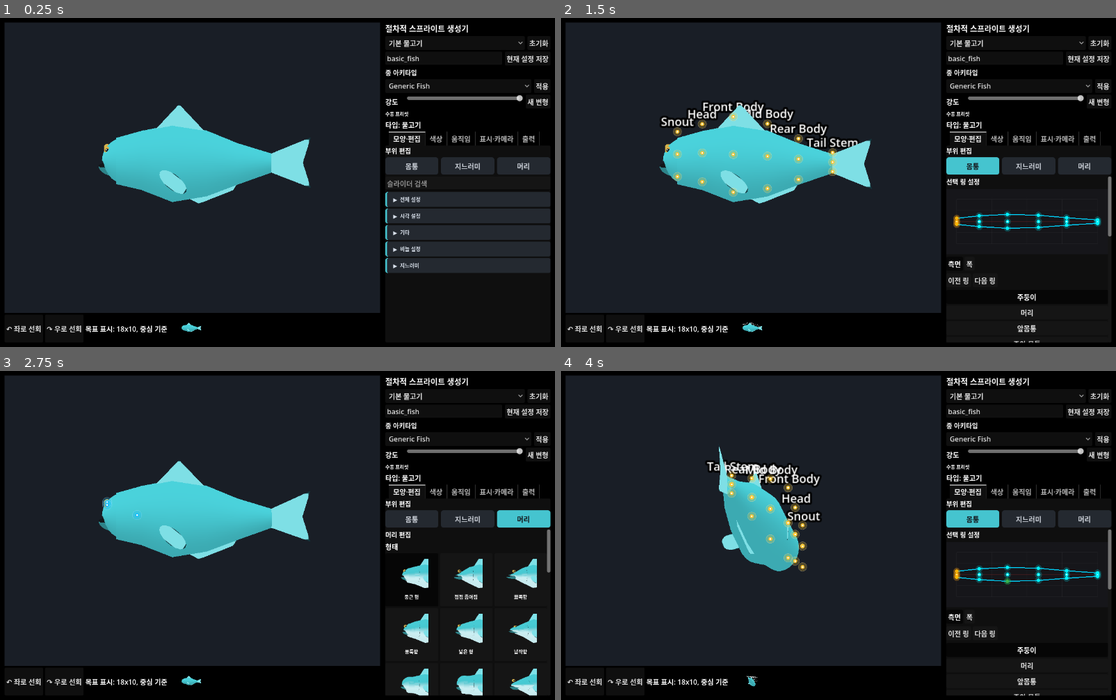
Above: before the commit, frames 1-4 (two rows, left to right).
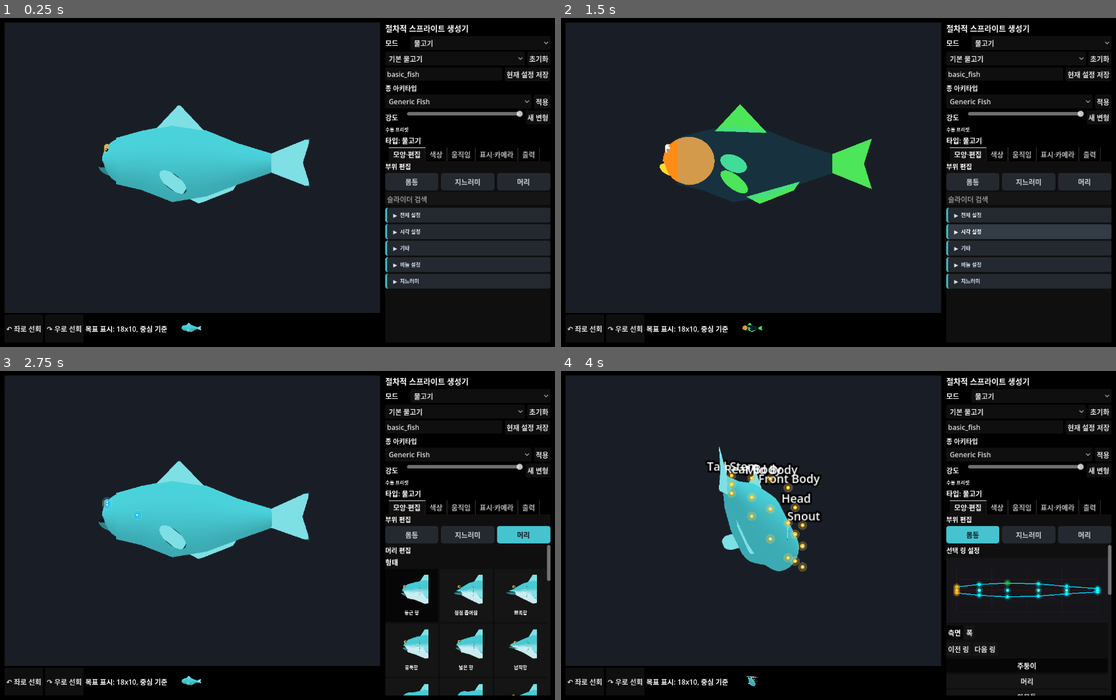
Above: after the commit, the same moments.

Repository: currywhaleshark/aquarium_sprite_mock-up_generator
Game: Godot game, scene res://scenes/Main.tscn
Two runs of this game, one before a commit and one after it. Both use one fixed random seed, a clock stepped at 60 frames per second and the inputs below.
Inputs (mouse positions are in pixels of both pictures, inside the frame that each line leads up to):
- Up to frame 1 (0.25 s): no input
- Up to frame 2 (1.5 s): tap Enter at 0.5 s; move the mouse to (960, 166) at 0.52 s; hold D 0.53-1.25 s; tap R at 0.6 s; click (960, 166) at 0.67 s; tap Space at 0.77, 1.07 s; drag from (1027, 221) to (810, 248) at 1.27 s
- Up to frame 3 (2.75 s): move the mouse to (333, 463) at 2.02 s; hold D from 2.03 s (still down); tap 3 at 2.1 s
- Up to frame 4 (4 s): release D at 2.75 s; drag from (810, 601) to (672, 486) at 2.77 s; move the mouse to (1005, 584) at 3.52 s; tap 1 at 3.6 s; tap Space at 3.77 s

The runs differ from the first frame. In frame 1, 8.1% of the frame differs, in the area x 69-100%, y 6-83%; in frame 2, 17%, in the area x 17-100%, y 6-99%; in frame 3, 8.7%; in frame 4, 6.3%.

Commit message:
Add creature mode selection roots

Diff:
--- /dev/null
+++ b/scenes/MainCreatureModeTest.tscn
@@ -0,0 +1,6 @@
+[gd_scene format=3]
+
+[ext_resource type="Script" path="res://scripts/tools/MainCreatureModeTest.gd" id="1_mode"]
+
+[node name="MainCreatureModeTest" type="Node"]
+script = ExtResource("1_mode")
--- /dev/null
+++ b/scripts/tools/MainCreatureModeTest.gd
@@ -0,0 +1,48 @@
+extends Node
+
+const MainScript := preload("res://scripts/ui/Main.gd")
+const RayRigScript := preload("res://scripts/creature/RayRig.gd")
+const SharkRigScript := preload("res://scripts/creature/SharkRig.gd")
+
+func _ready() -> void:
+	var main := MainScript.new()
+	add_child(main)
+	await get_tree().process_frame
+
+	var mode_option: OptionButton = main.get("creature_mode_option")
+	assert(mode_option != null)
+	assert(mode_option.item_count == 3)
+
+	main.call("_select_creature_mode", "ray")
+	await get_tree().process_frame
+	assert(String(main.get("active_creature_mode")) == "ray")
+	assert((main.get("current_rig") as Node).get_script() == RayRigScript)
+	assert(_only_mode_root_visible(main, "RayModeRoot"))
+
+	main.call("_select_creature_mode", "shark")
+	await get_tree().process_frame
+	assert(String(main.get("active_creature_mode")) == "shark")
+	assert((main.get("current_rig") as Node).get_script() == SharkRigScript)
+	assert(_only_mode_root_visible(main, "SharkModeRoot"))
+
+	var presets: Array = main.get("presets")
+	for preset in presets:
+		assert(String(preset.get("creature_type", "")) == "shark")
+
+	print("MAIN_CREATURE_MODE_TEST_OK")
+	get_tree().quit(0)
+
+func _only_mode_root_visible(main: Node, active_root_name: String) -> bool:
+	var roots: Dictionary = main.get("mode_roots")
+	for mode in roots.keys():
+		var root := roots[mode] as Node3D
+		var should_be_active := root.name == active_root_name
+		if root.visible != should_be_active:
+			return false
+		if should_be_active and root.get_child_count() != 1:
+			return false
+		if should_be_active and root.get_child(0).name != "ActiveRig":
+			return false
+		if not should_be_active and root.get_child_count() != 0:
+			return false
+	return true
--- a/scripts/tools/RigImmediateRebuildTest.gd
+++ b/scripts/tools/RigImmediateRebuildTest.gd
@@ -59,18 +59,11 @@
 	var main := MainScript.new()
 	add_child(main)
 	await get_tree().process_frame
-	var presets: Array = main.get("presets")
-	var ray_index := -1
-	for i in presets.size():
-		if String(presets[i].get("creature_type", "fish")) == "ray":
-			ray_index = i
-			break
-	assert(ray_index >= 0)
-	main.call("_load_preset", ray_index)
-	assert(_count_named_children(main.get("world_root"), "ActiveRig") == 1)
+	main.call("_select_creature_mode", "ray")
+	assert(_count_named_children(_active_mode_root(main), "ActiveRig") == 1)
 	await get_tree().process_frame
 	await get_tree().process_frame
-	assert(_count_named_children(main.get("world_root"), "ActiveRig") == 1)
+	assert(_count_named_children(_active_mode_root(main), "ActiveRig") == 1)
 	var main_ray: Node = main.get("current_rig")
 	var editor_parameters: Dictionary = main_ray.get("parameters").duplicate(true)
 	editor_parameters["wing_width"] = float(editor_parameters.get("wing_width", 1.2)) + 0.1
@@ -90,7 +83,7 @@
 	main.call("_start_preview_turn", 1)
 	for frame in 5:
 		await get_tree().process_frame
-		assert(_count_named_children(main.get("world_root"), "ActiveRig") == 1)
+		assert(_count_named_children(_active_mode_root(main), "ActiveRig") == 1)
 		assert(_count_named_children(main_ray, "DiscBody") == 1)
 		assert(_count_named_descendants(main_ray, "BodyMesh") == 1)
 
@@ -107,6 +100,10 @@
 		if child.name == child_name:
 			count += 1
 	return count
+
+func _active_mode_root(main: Node) -> Node:
+	var roots: Dictionary = main.get("mode_roots")
+	return roots.get(main.get("active_creature_mode")) as Node
 
 func _count_named_descendants(node: Node, child_name: String) -> int:
 	var count := 0
--- a/scripts/ui/Main.gd
+++ b/scripts/ui/Main.gd
@@ -12,6 +12,8 @@
 const HeadEditorPanelScript := preload("res://scripts/ui/HeadEditorPanel.gd")
 const BodyEditorPanelScript := preload("res://scripts/ui/BodyEditorPanel.gd")
 const ReferenceImagePanelScript := preload("res://scripts/ui/ReferenceImagePanel.gd")
+const CreatureModeScript := preload("res://scripts/creature/CreatureMode.gd")
+const CreatureRigFactoryScript := preload("res://scripts/creature/CreatureRigFactory.gd")
 const SpriteExporterScript := preload("res://scripts/export/SpriteExporter.gd")
 const PresetStoreScript := preload("res://scripts/presets/PresetStore.gd")
 const SpeciesArchetypeStoreScript := preload("res://scripts/species/SpeciesArchetypeStore.gd")
@@ -41,7 +43,12 @@
 var presets: Array[Dictionary] = []
 var species_archetypes: Array[Dictionary] = []
 var current_preset: Dictionary = {}
+var active_creature_mode := CreatureModeScript.FISH
 var preset_option: OptionButton
+var creature_mode_option: OptionButton
+var mode_roots := {}
+var last_preset_path_by_mode := {}
+var last_session_preset_by_mode := {}
 var archetype_option: OptionButton
 var archetype_strength_slider: HSlider
 var archetype_read_label: Label
@@ -237,6 +244,26 @@
 	title.add_theme_font_size_override("font_size", 18)
 	side.add_child(title)
 
+	var mode_row := HBoxContainer.new()
+	mode_row.add_theme_constant_override("separation", 6)
+	side.add_child(mode_row)
+
+	var mode_label := Label.new()
+	mode_label.text = "모드"
+	mode_label.custom_minimum_size = Vector2(52, 0)
+	mode_row.add_child(mode_label)
+
+	creature_mode_option = OptionButton.new()
+	creature_mode_option.size_flags_horizontal = Control.SIZE_EXPAND_FILL
+	for mode in CreatureModeScript.mode_ids():
+		creature_mode_option.add_item(UiText.creature_type(mode))
+		creature_mode_option.set_item_metadata(creature_mode_option.item_count - 1, mode)
+	creature_mode_option.item_selected.connect(func(index: int) -> void:
+		var mode := String(creature_mode_option.get_item_metadata(index))
+		_select_creature_mode(mode)
+	)
+	mode_row.add_child(creature_mode_option)
+
 	var preset_row := HBoxContainer.new()
 	preset_row.add_theme_constant_override("separation", 6)
 	side.add_child(preset_row)
@@ -667,6 +694,14 @@
 	fill.light_energy = 0.45
 	fill.position = Vector3(-1.2, 1.1, 2.0)
 	world_root.add_child(fill)
+
+	mode_roots.clear()
+	for mode in CreatureModeScript.mode_ids():
+		var root := Node3D.new()
+		root.name = "%sModeRoot" % String(mode).capitalize()
+		root.visible = mode == active_creature_mode
+		world_root.add_child(root)
+		mode_roots[mode] = root
 
 	camera = Camera3D.new()
 	camera.name = "Camera3D"
@@ -808,11 +843,14 @@
 func _apply_archetype_parameters(parameters: Dictionary) -> void:
 	current_preset["creature_type"] = "fish"
 	current_preset["type"] = "fish"
+	active_creature_mode = CreatureModeScript.FISH
 	if (current_rig as FishRig) == null:
 		_discard_current_rig()
 		current_rig = FishRigScript.new()
 		current_rig.name = "ActiveRig"
-		world_root.add_child(current_rig)
+		_set_active_mode_root(CreatureModeScript.FISH)
+		var fish_root := mode_roots.get(CreatureModeScript.FISH, world_root) as Node
+		fish_root.add_child(current_rig)
 		_bind_fin_editor_for_current_rig()
 	_apply_parameters_from_editor(parameters)
 	_sync_archetype_controls(parameters)
@@ -823,14 +861,16 @@
 	_clear_pending_editor_apply()
 	current_preset = presets[index].duplicate(true)
 	_discard_current_rig()
-	var creature_type := String(current_preset.get("creature_type", "fish"))
-	if creature_type == "ray":
-		current_rig = RayRigScript.new()
-	else:
-		current_rig = FishRigScript.new()
+	var creature_type := CreatureModeScript.normalize(String(current_preset.get("creature_type", active_creature_mode)))
+	active_creature_mode = creature_type
+	current_preset["creature_type"] = creature_type
+	current_preset["type"] = creature_type
+	_set_active_mode_root(creature_type)
+	current_rig = CreatureRigFactoryScript.create(creature_type)
 	current_rig.name = "ActiveRig"
-	world_root.add_child(current_rig)
+	(mode_roots.get(creature_type, world_root) as Node).add_child(current_rig)
 	current_rig.set_parameters(current_preset.get("parameters", {}))
+	_select_mode_option(creature_type)
 	_reset_preview_direction()
 	if playback_toggle:
 		current_rig.auto_animate = playback_toggle.button_pressed
@@ -865,20 +905,48 @@
 			current_rig.get_parent().remove_child(current_rig)
 		current_rig.queue_free()
 		current_rig = null
-	if world_root:
-		for child in world_root.get_children():
-			if child.name == "ActiveRig":
-				world_root.remove_child(child)
-				child.queue_free()
+	for root in mode_roots.values():
+		var mode_root := root as Node
+		if mode_root == null:
+			continue
+		for child in mode_root.get_children():
+			mode_root.remove_child(child)
+			child.queue_free()
+
+func _set_active_mode_root(mode: String) -> void:
+	var normalized_mode := CreatureModeScript.normalize(mode)
+	for key in mode_roots.keys():
+		var root := mode_roots[key] as Node3D
+		if root == null:
+			continue
+		for child in root.get_children():
+			root.remove_child(child)
+			child.queue_free()
+		root.visible = String(key) == normalized_mode
+
+func _select_mode_option(mode: String) -> void:
+	if creature_mode_option == null:
+		return
+	var normalized_mode := CreatureModeScript.normalize(mode)
+	for i in creature_mode_option.item_count:
+		if String(creature_mode_option.get_item_metadata(i)) == normalized_mode:
+			creature_mode_option.select(i)
+			return
 
 func _reload_presets(select_path: String = "") -> void:
-	presets = PresetStoreScript.load_all()
+	var mode := CreatureModeScript.normalize(active_creature_mode)
+	presets = PresetStoreScript.load_all(mode)
 	preset_option.clear()
 	for preset in presets:
 		preset_option.add_item(_preset_option_label(preset))
 	if presets.is_empty():
 		return
 	var selected_index := 0
+	var default_name := CreatureModeScript.default_preset(mode)
+	for i in presets.size():
+		if String(presets[i].get("name", "")) == default_name:
+			selected_index = i
+			break
 	if select_path != "":
 		for i in presets.size():
 			if String(presets[i].get("_preset_path", "")) == select_path:
@@ -886,6 +954,19 @@
 				break
 	preset_option.select(selected_index)
 	_load_preset(selected_index)
+
+func _select_creature_mode(mode: String) -> void:
+	var next_mode := CreatureModeScript.normalize(mode)
+	if next_mode == active_creature_mode and not current_preset.is_empty():
+		return
+	if not current_preset.is_empty():
+		last_session_preset_by_mode[active_creature_mode] = current_preset.duplicate(true)
+		var current_path := String(current_preset.get("_preset_path", ""))
+		if current_path != "":
+			last_preset_path_by_mode[active_creature_mode] = current_path
+	active_creature_mode = next_mode
+	_select_mode_option(next_mode)
+	_reload_presets(String(last_preset_path_by_mode.get(next_mode, "")))
 
 func _preset_option_label(preset: Dictionary) -> String:
 	var preset_name := String(preset.get("name", "unnamed"))
